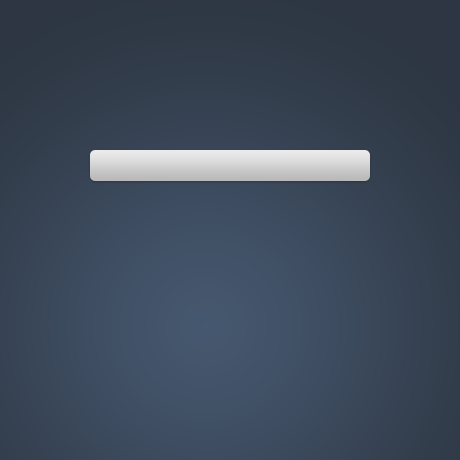
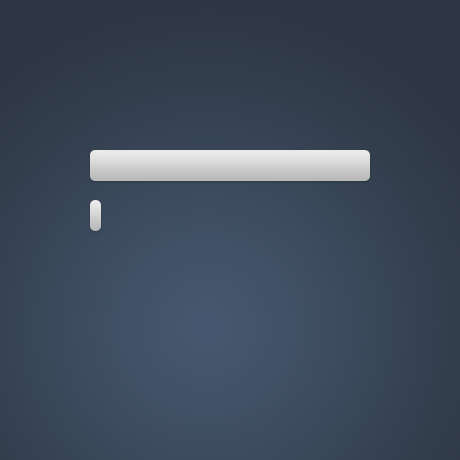
The second 460 x 460 image is a revision of the first. Changes to its layers:
added layer "Stretch Btn" above "Login" over left=90, top=200, right=101, bottom=231
